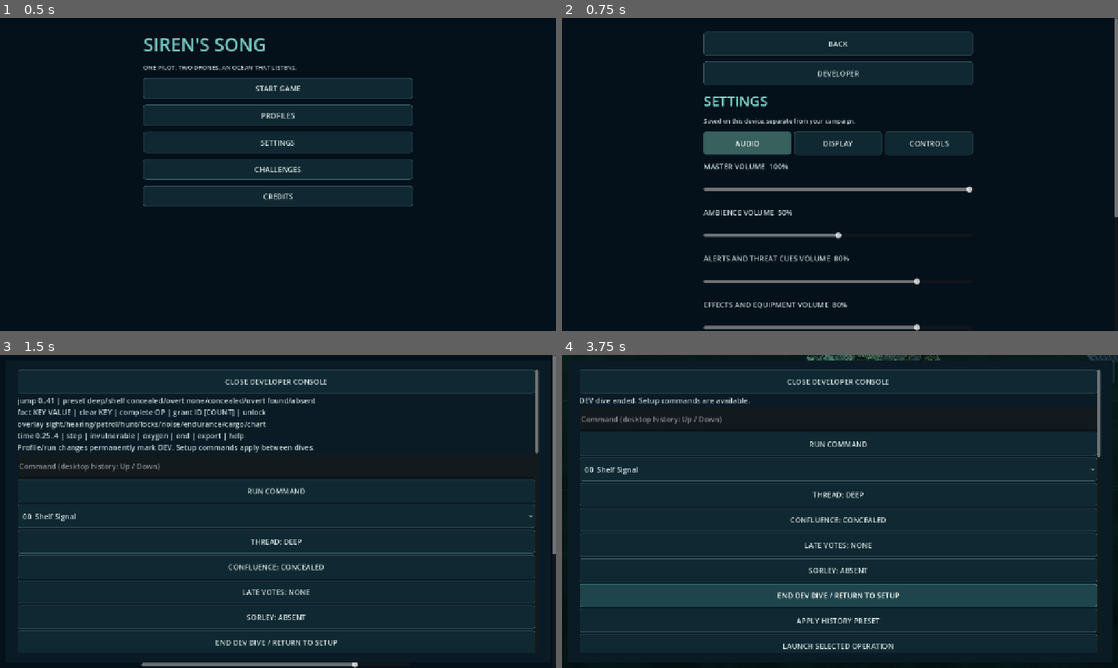
Above: before the commit, frames 1-4 (two rows, left to right).
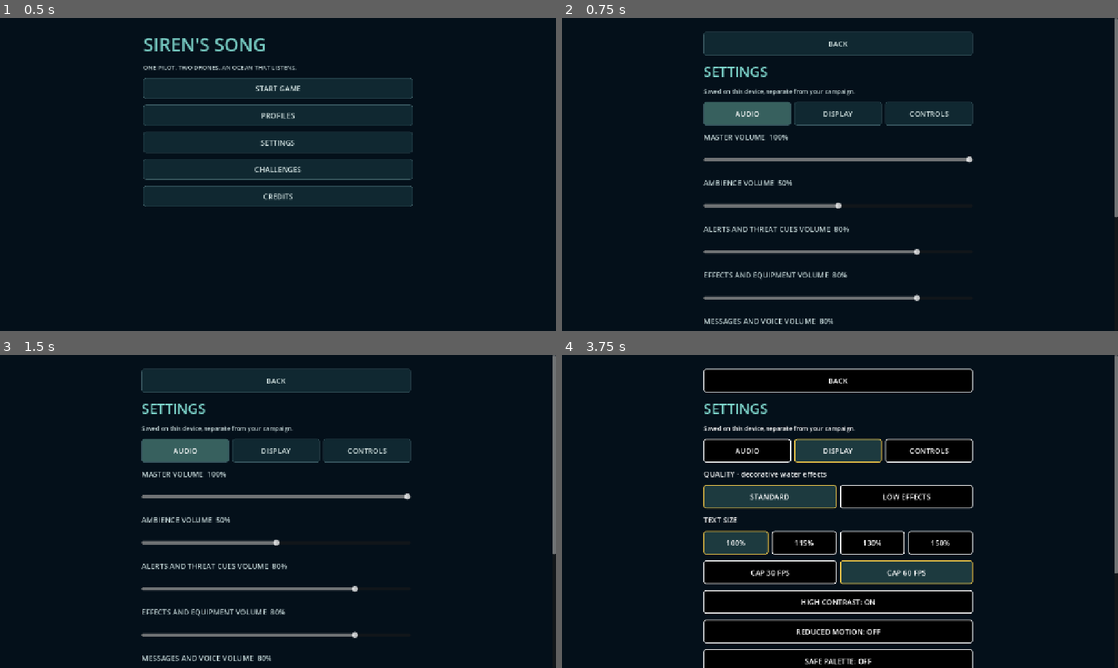
Above: after the commit, the same moments.

Repository: pemunson90-cmd/Siren-s-Song
Game: Godot game, scene res://scenes/main.tscn
The game is run twice, just before and just after one commit, with the same random seed, the same clock (stepped at 60 frames per second) and the same inputs. Sound files missing from this copy of the repository are replaced by a short silence.
Inputs (mouse positions are in pixels of both pictures, inside the frame that each line leads up to):
- Up to frame 1 (0.5 s): no input
- Up to frame 2 (0.75 s): click "SETTINGS" at 0.5 s
- Up to frame 3 (1.5 s): click (278, 411) at 1.25 s, where only the run before the commit has a clickable "DEVELOPER"
- Up to frame 4 (3.75 s): click (840, 489) at 2 s, where only the run before the commit has a clickable "RUN COMMAND"; click (840, 442) at 2.75 s, where only the run before the commit has a clickable "RUN COMMAND"; click (840, 596) at 3.5 s, where only the run before the commit has a clickable "END DEV DIVE / RETURN TO SETUP"

Frame 1 is identical in both runs. In frame 2, 9.5% of the frame differs, in the area x 25-74%, y 13-100%; in frame 3, 14%; in frame 4, 34%, in the area x 3-100%, y 0-100%.

Commit message:
Preserve settings layout and verify developer entry by touch

Diff:
--- a/game/src/presentation/frontend/frontend.gd
+++ b/game/src/presentation/frontend/frontend.gd
@@ -163,8 +163,6 @@
 func _settings_screen() -> void:
 	_reset("settings")
 	_button("BACK TO OPERATIONS" if embedded_settings else "BACK", _return, "frontend_back")
-	if OS.is_debug_build() and host.get("debug_console")!=null:
-		_button("DEVELOPER",func():host.debug_console.open(),"developer")
 	_text("SETTINGS", 32, Color("80d9cf"))
 	_text("Saved on this device, separate from your campaign.", 14)
 	if not settings_store.warning.is_empty(): _text(settings_store.warning, 15, Color("efc28d"))
@@ -184,6 +182,8 @@
 	_button("RESET TO DEFAULTS", func(): values = SettingsStore.DEFAULTS.duplicate(); _set_value("master", 1.0); _settings_screen(), "settings_reset")
 	if profile != Profile.NONE:
 		_button("ERASE PROGRESS · NEW CAMPAIGN", _new_campaign, "frontend_new_campaign")
+	if OS.is_debug_build() and host.get("debug_console")!=null:
+		_button("DEVELOPER",func():host.debug_console.open(),"developer")
 	if embedded_settings:host.call_deferred("_layout")
 func _choice_row() -> HBoxContainer:
 	var row := HBoxContainer.new(); row.add_theme_constant_override("separation", 8); column.add_child(row)
--- a/game/tests/density_menu_scenarios.gd
+++ b/game/tests/density_menu_scenarios.gd
@@ -17,6 +17,12 @@
 		var event=InputEventMouseButton.new(); event.position=button.get_global_rect().get_center(); event.button_index=MOUSE_BUTTON_LEFT; event.pressed=down
 		root.push_input(event,true); await process_frame
 	await process_frame
+func touch(button) -> void:
+	var point=root.get_final_transform()*button.get_global_rect().get_center()
+	for down in [true,false]:
+		var event=InputEventScreenTouch.new();event.index=0;event.position=point;event.pressed=down
+		Input.parse_input_event(event);Input.flush_buffered_events();await process_frame
+	for n in 6:await process_frame
 func scroll_to(control: Control) -> bool:
 	for step in 50:
 		if game.scroll.get_global_rect().encloses(control.get_global_rect()): return true
@@ -48,12 +54,21 @@
 		for control in game.menu.find_children("*","Control",true,false):
 			if control is BaseButton or control is Slider: settings_ids.append(control.get_meta("action",control.get_meta("ui_action","")))
 	var required=["volume_master","volume_music","volume_effects","mute","back","text_scale_115","setting_high_contrast","setting_reduced_motion","setting_haptics"]
+	if OS.is_debug_build():required.append("developer")
 	var expected=required+["text_scale_100","text_scale_130","text_scale_150","setting_safe_palette","setting_audio_captions","settings_reset","reset_tips","new_campaign",
 		"settings_page_audio","settings_page_display","settings_page_controls","volume_alerts","volume_messages","setting_night_mode",
 		"frame_cap_30","frame_cap_60","haptic_strength_1","haptic_strength_2","haptic_strength_3","drag_preset_0","drag_preset_1",
 		"drag_preset_2","hold_preset_0","hold_preset_1","hold_preset_2"]
 	var visible_ids=game._ui_metrics().controls.map(func(c):return c.action)
 	check(required.all(func(a):return a in settings_ids) and visible_ids.all(func(a):return a in expected),"shared settings retain stable slider/mute/BACK IDs and the full accessibility controls when optional rows scroll")
+	var developer=identified("developer")
+	check((developer!=null)==OS.is_debug_build(),"Settings Developer stable ID follows the debug-build entry gate")
+	if developer!=null:
+		check(await scroll_to(developer),"wheel input reaches the Developer row after regular settings controls")
+		check(developer.size.x>=game.ui_touch_height and developer.size.y>=game.ui_touch_height,"Developer row keeps the shared touch target in both dimensions")
+		await touch(developer)
+		check(game.debug_console.panel.visible,"injected screen touch opens Developer from Settings")
+		game.debug_console.panel.hide()
 	var back=identified("back")
 	check(back!=null and back.get_parent()==game.menu_footer and game.get_viewport_rect().encloses(back.get_global_rect()),"settings BACK stays fully exposed outside scrolling content")
 	var back_present=back!=null
